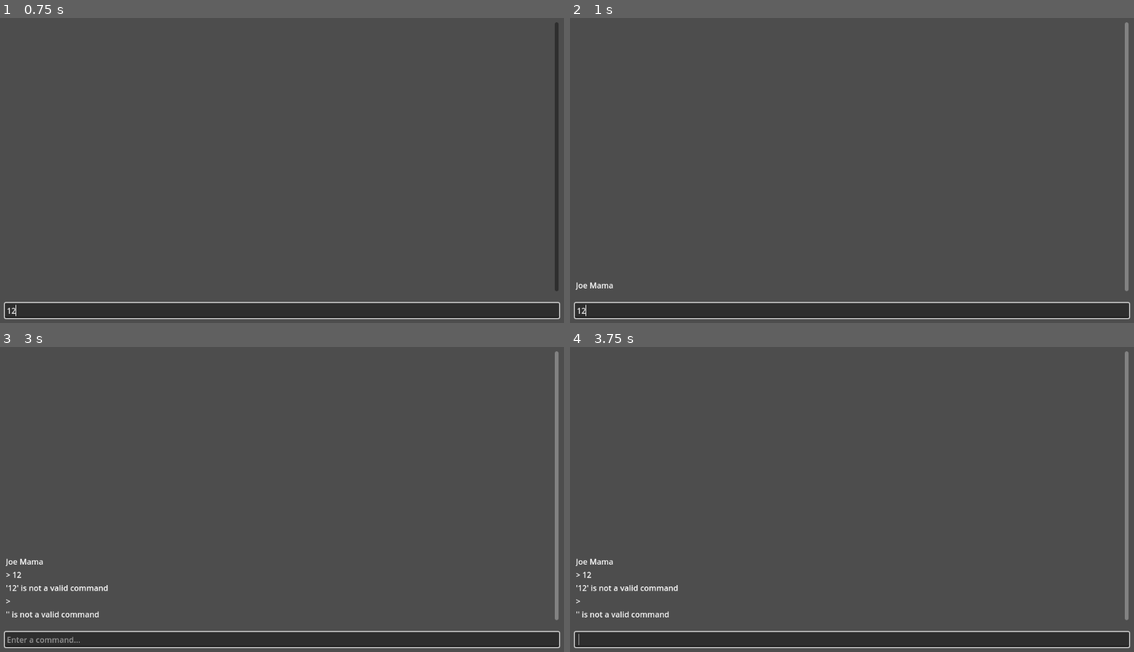
Above: before the commit, frames 1-4 (two rows, left to right).
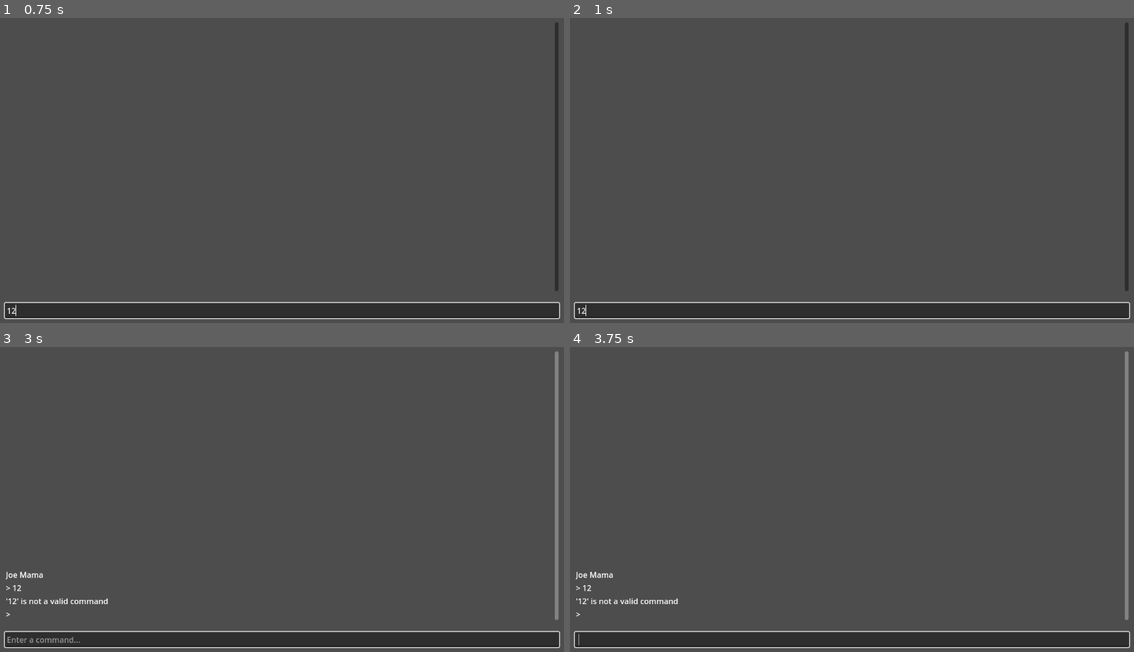
Above: after the commit, the same moments.

Repository: Innocent-Traitor/TextGame
Game: Godot game, scene res://base.tscn
The game is run twice, just before and just after one commit, with the same random seed, the same clock (stepped at 60 frames per second) and the same inputs.
Inputs (mouse positions are in pixels of both pictures, inside the frame that each line leads up to):
- Up to frame 1 (0.75 s): click (282, 310) at 0.52 s; type "12" at 0.6 s
- Up to frame 2 (1 s): no input
- Up to frame 3 (3 s): tap Enter at 1.25, 2.75 s; hold Up 1.28-2.03 s; tap Space at 2 s; hold Down 2.03-2.78 s; hold Up from 2.78 s (still down)
- Up to frame 4 (3.75 s): keep holding Up; tap Space at 3.5 s

Frame 1 is identical in both runs. In frame 2, 0.7% of the frame differs, in the area x 1-100%, y 1-90%; in frame 3, 0.7%; in frame 4, 0.7%.
Error after the commit: Invalid access of index '0' on a base object of type: 'String'. (res://base.gd:39)

Commit message:
Debug and Command History

Diff:
--- a/base.gd
+++ b/base.gd
@@ -4,6 +4,9 @@
 @onready var command_line : LineEdit= $CommandLine/LineEdit
 @onready var text_history : VBoxContainer = $ScrollContainer/TextHistory
 @onready var scroll_container : ScrollContainer = $ScrollContainer
+
+var command_history : Array = []
+var command_history_index : int = -1
 
 
 func _on_line_edit_text_submitted(new_text: String) -> void:
@@ -20,14 +23,23 @@
 
 ## Creates a new child label, assigns the associated text and
 ## places it under the text_history VBoxContainer
-func create_new_line(text : String) -> void:
+func create_new_line(text : String, fv : FontVariation = null) -> void:
 	var new_line = line_label.instantiate()
 	new_line.text = text
+	if (fv):
+		new_line.add_theme_font_override("font", fv)
+	await get_tree().create_timer(0.05).timeout
 	text_history.add_child(new_line)
 
 
 func handle_command_input(text : String) -> void:
+	if text == "": return
+
 	var command_text : Array= text.to_lower().split(" ")
+	if command_text[0][0] == "!":
+		command_text[0] = command_text[0].erase(0, 1)
+		handle_debug_input(command_text)
+		return
 	var found_command = false
 	for i in CommandsDB.COMMANDS:
 		if command_text[0] == CommandsDB.COMMANDS[i]["name"]:
@@ -37,6 +49,26 @@
 		create_new_line("'" + command_text[0] + "'" + " is not a valid command")
 	else:
 		call(found_command, command_text)
+		if (command_history.size() > 10):
+			command_history.remove_at(9)
+		command_history.push_front(text)
+		command_history_index = -1
+		print(command_history)
+
+
+func _input(event) -> void:
+	if (event is InputEventKey and event.pressed):
+		print(command_history_index)
+		if event.keycode == KEY_UP:
+			if (command_history.size() > 0) && (command_history_index < command_history.size() - 1):
+				command_history_index += 1
+				command_line.text = command_history[command_history_index]
+		elif event.keycode == KEY_DOWN:
+			if (command_history.size() > 0) && (command_history_index > 0):
+				command_history_index -= 1
+				command_line.text = command_history[command_history_index]
+
+
 
 
 func attack(command_text : Array) -> void:
@@ -45,3 +77,40 @@
 	for i in command_text:
 		final_text += " " + str(i)
 	create_new_line("You attacked" + final_text)
+
+
+func help(_command_text : Array) -> void:
+	for i in CommandsDB.COMMANDS:
+		create_new_line(str(CommandsDB.COMMANDS[i]["name"]) + " - " + CommandsDB.COMMANDS[i]["description"])
+
+
+
+func handle_debug_input(command_text : Array) -> void:
+	print(command_text)
+	match command_text[0]:
+		"os":
+			command_line.editable = false
+			var fv = FontVariation.new()
+			fv.spacing_space = 11
+			create_new_line('')
+			create_new_line('┌ ─ ─ ─ ─ ─ ─ ─ ─ ─ ─ ─ ─ ─ ─ ─ ─ ─ ─ ─ ─ ─ ─ ─ ─ ─ ─ ─ ─ ─ ─ ─ ─ ─ ─ ─ ─ ─ ─ ┐', fv)
+			await get_tree().create_timer(0.1).timeout
+			create_new_line('│   █████  ███████  ██████  ███    ██      ██████  ███████  │', fv)
+			await get_tree().create_timer(0.1).timeout
+			create_new_line('│  ██   ██ ██      ██    ██ ████   ██     ██    ██ ██       │', fv)
+			await get_tree().create_timer(0.1).timeout
+			create_new_line('│  ███████ █████   ██    ██ ██ ██  ██     ██    ██ ███████  │', fv)
+			await get_tree().create_timer(0.1).timeout
+			create_new_line('│  ██   ██ ██      ██    ██ ██  ██ ██     ██    ██      ██  │', fv)
+			await get_tree().create_timer(0.1).timeout
+			create_new_line('│  ██   ██ ███████  ██████  ██   ████      ██████  ███████  │', fv)
+			await get_tree().create_timer(0.1).timeout
+			create_new_line('└ ─ ─ ─ ─ ─ ─ ─ ─ ─ ─ ─ ─ ─ ─ ─ ─ ─ ─ ─ ─ ─ ─ ─ ─ ─ ─ ─ ─ ─ ─ ─ ─ ─ ─ ─ ─ ─ ─ ┘', fv)
+			create_new_line('')
+			await get_tree().create_timer(0.5).timeout
+			create_new_line('Created by Alfred Eisenbaum')
+			await get_tree().create_timer(0.1).timeout
+			create_new_line('Published by Sunrock Software')
+			await get_tree().create_timer(0.1).timeout
+			create_new_line('Copyright 1994-1996 Sunrock Software')
+			command_line.editable = true
--- a/commands.gd
+++ b/commands.gd
@@ -22,3 +22,10 @@
 		"parameter1": "",
 	}
 }
+
+
+const DEBUG_COMMANDS = {
+	"OS": {
+		'name': 'asdf',
+	}
+}
